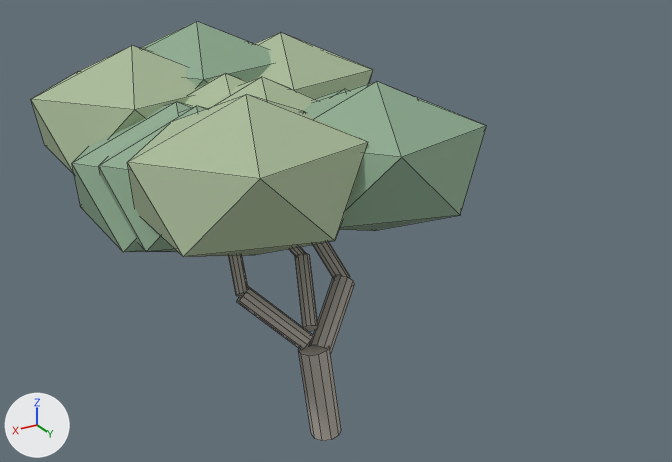
Before and after pictures for a commit that changed the Blender file assets/models/source/xinhua-road/plane-tree-massing-b.blend.
Rendered twice from a camera (50 mm lens) standing at (8.31, 14.24, 11.69) and looking at (-0.67, -0.72, 4.21). Every picture has the same lights, and +X, +Y and +Z are marked at lower left. The picture after the commit comes second. Mesh edges are drawn as thin lines.

Before the edit, the objects in view are built like this:
```python
me_cylinder = bpy.data.meshes.new('Cylinder')
me_cylinder.from_pydata(...)  # 332 vertices, 340 faces; spans x -3.99..4.09, y -7.42..1.62, z -0.04..7.75
# faces by material slot: [120, 120, 100]
me_cylinder.materials.append(mat_梧桐远景树干)  # grey #b4afa4
me_cylinder.materials.append(mat_梧桐远景叶浅)  # greyish green #aabc9a
me_cylinder.materials.append(mat_梧桐远景叶深)  # greyish green #8eab90
ob_plane_tree_massing_b = bpy.data.objects.new('plane-tree-massing-b', me_cylinder)
ob_plane_tree_massing_b.location = (0.0, 0.0, 0.0)
```
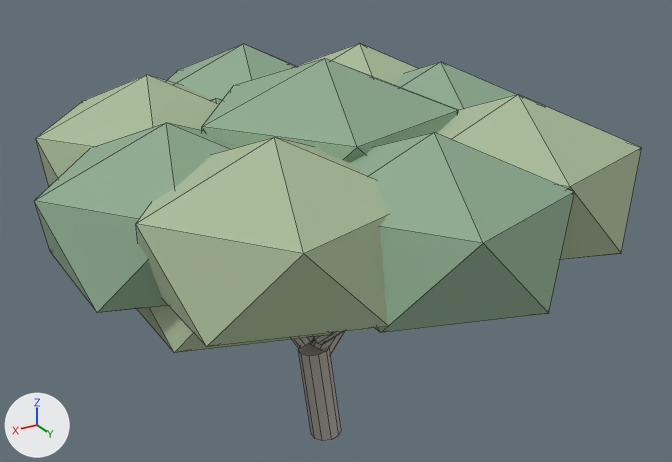
Changed parts and their boxes [x1, y1, x2, y2] in the pictures (672 x 462 px; the box of a moved part takes in the faces that stretch with it):
'plane-tree-massing-b', reshaped (33% wider): before [31, 21, 487, 441]; after [34, 43, 641, 441]
part 1 of me_cylinder, moved or reshaped (not visible afterwards): before [237, 286, 313, 350]
part 2 of me_cylinder, moved or reshaped (not visible afterwards): before [313, 242, 350, 278]
part 3 of me_cylinder, moved or reshaped: before [310, 275, 354, 354]; after [292, 337, 314, 349]
part 4 of me_cylinder, moved or reshaped (not visible afterwards): before [295, 254, 318, 331]
part 5 of me_cylinder, moved or reshaped (not visible afterwards): before [229, 256, 248, 296]
part 6 of me_cylinder, added: after [137, 306, 333, 353]
part 7 of me_cylinder, moved or reshaped (not visible before): after [314, 331, 343, 345]
part 8 of me_cylinder, moved or reshaped (not visible afterwards): before [289, 247, 306, 256]
part 9 of me_cylinder, added: after [394, 62, 517, 110]
part 10 of me_cylinder, added: after [296, 43, 418, 85]
part 11 of me_cylinder, added: after [167, 44, 296, 100]
part 12 of me_cylinder, added: after [36, 75, 219, 186]
part 13 of me_cylinder, added: after [34, 123, 237, 313]
part 14 of me_cylinder, added: after [136, 137, 387, 347]
part 15 of me_cylinder, added: after [349, 132, 575, 333]
part 16 of me_cylinder, added: after [437, 95, 641, 259]
part 17 of me_cylinder, added: after [202, 58, 459, 162]
part 18 of me_cylinder, added: after [311, 331, 345, 354]
part 19 of me_cylinder, deleted: before [31, 21, 487, 257]

The change, as a list of edits to the scene's bpy script:
```text
Change me_cylinder:
    remove me_cylinder.from_pydata(...)  # 332 vertices, 340 faces; spans x -3.99..4.09, y -7.42..1.62, z -0.04..7.75
    add me_cylinder.from_pydata(...)  # 416 vertices, 416 faces; spans x -5.39..5.44, y -5.43..5.38, z -0.04..7.97
    me_cylinder part 1: the loose piece of 20 vertices spanning x 0.2..1.52, y -1.11..0.0, z 2.04..3.36 is multiplied about its middle by the matrix ((0.086, 0.87, 0.154), (-0.854, 0.041, 0.24), (0.228, -0.172, 0.841)), then moved by (-1.99, -0.11, 0.85)
    me_cylinder part 2: the loose piece of 20 vertices spanning x -1.15..-0.49, y -2.21..-0.82, z 2.8..4.24 is multiplied about its middle by the matrix ((0.018, 0.512, -0.024), (-0.513, 0.018, -0.008), (-0.007, 0.024, 0.512)), then moved by (-0.82, 0.41, 0.94)
    me_cylinder part 3: the loose piece of 20 vertices spanning x -1.17..0.24, y -1.14..0.07, z 1.74..3.11 is multiplied about its middle by the matrix ((-0.023, -0.848, -0.127), (0.843, -0.046, 0.154), (-0.159, -0.121, 0.834)), then moved by (1.1, 0.02, 0.31)
    me_cylinder part 4: the loose piece of 20 vertices spanning x -0.38..0.39, y -1.47..-0.09, z 2.35..3.6 is multiplied about its middle by the matrix ((0.84, -0.342, 0.0), (0.315, 0.775, 0.35), (-0.132, -0.324, 0.837)), then moved by (0.92, -0.43, 0.94)
    me_cylinder part 5: the loose piece of 20 vertices spanning x 1.06..1.5, y -1.95..-0.83, z 3.13..4.53 is multiplied about its middle by the matrix ((0.403, -0.396, 0.032), (0.397, 0.4, -0.048), (0.011, 0.057, 0.563)), then moved by (-0.2, -0.42, 1.05)
    me_cylinder part 6: a new loose piece, an icosphere of 20 faces spanning x 0.25..4.45, y -0.9..3.1, z 3.45..6.69, in mat_梧桐远景叶浅 (greyish green #aabc9a)
    me_cylinder part 7: the loose piece of 20 vertices spanning x -1.28..-0.57, y -2.77..-2.02, z 4.05..4.77 is multiplied about its middle by the matrix ((-0.377, 1.479, 0.1), (-1.478, -0.367, -0.149), (-0.12, -0.133, 1.519)), then moved by (0.75, 2.84, -1.61)
    me_cylinder part 8: the loose piece of 20 vertices spanning x -0.33..0.61, y -2.4..-1.27, z 3.4..4.79 is multiplied about its middle by the matrix ((-0.657, -0.583, -0.009), (0.576, -0.647, -0.143), (0.089, -0.113, 0.866)), then moved by (-0.61, 3.19, -0.16)
    me_cylinder part 9: a new loose piece, an icosphere of 20 faces spanning x -5.39..-1.01, y -2.88..1.28, z 4.13..7.37, in mat_梧桐远景叶深 (greyish green #8eab90)
    me_cylinder part 10: a new loose piece, an icosphere of 20 faces spanning x -4.54..-0.16, y -4.63..-0.47, z 4.28..7.52, in mat_梧桐远景叶浅 (greyish green #aabc9a)
    me_cylinder part 11: a new loose piece, an icosphere of 20 faces spanning x -2.19..2.19, y -5.43..-1.27, z 4.38..7.62, in mat_梧桐远景叶深 (greyish green #8eab90)
    me_cylinder part 12: a new loose piece, an icosphere of 20 faces spanning x 0.26..4.64, y -4.53..-0.37, z 4.23..7.47, in mat_梧桐远景叶浅 (greyish green #aabc9a)
    me_cylinder part 13: a new loose piece, an icosphere of 20 faces spanning x 1.06..5.44, y -1.53..2.63, z 4.18..7.42, in mat_梧桐远景叶深 (greyish green #8eab90)
    me_cylinder part 14: a new loose piece, an icosphere of 20 faces spanning x 0.16..4.54, y 0.47..4.63, z 4.33..7.57, in mat_梧桐远景叶浅 (greyish green #aabc9a)
    me_cylinder part 15: a new loose piece, an icosphere of 20 faces spanning x -2.19..2.19, y 1.22..5.38, z 4.23..7.47, in mat_梧桐远景叶深 (greyish green #8eab90)
    me_cylinder part 16: a new loose piece, an icosphere of 20 faces spanning x -4.64..-0.26, y 0.32..4.48, z 4.28..7.52, in mat_梧桐远景叶浅 (greyish green #aabc9a)
    me_cylinder part 17: a new loose piece, an icosphere of 20 faces spanning x -2.41..2.41, y -2.3..2.3, z 4.73..7.97, in mat_梧桐远景叶深 (greyish green #8eab90)
    me_cylinder part 18: a new loose piece of 20 vertices spanning x -1.08..0.23, y -0.57..0.09, z 1.76..3.1, in mat_梧桐远景树干 (grey #b4afa4)
    me_cylinder part 19: 11 loose pieces with 132 vertices, spanning x -3.99..4.09, y -7.42..1.62, z 3.16..7.75, are deleted
    other edits to the shape of me_cylinder do not show in these pictures
```
